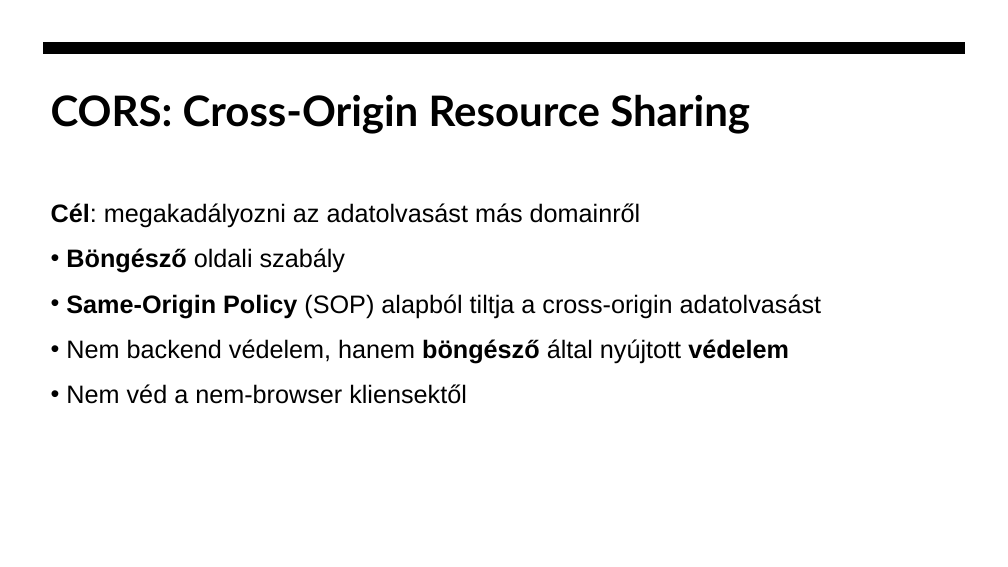
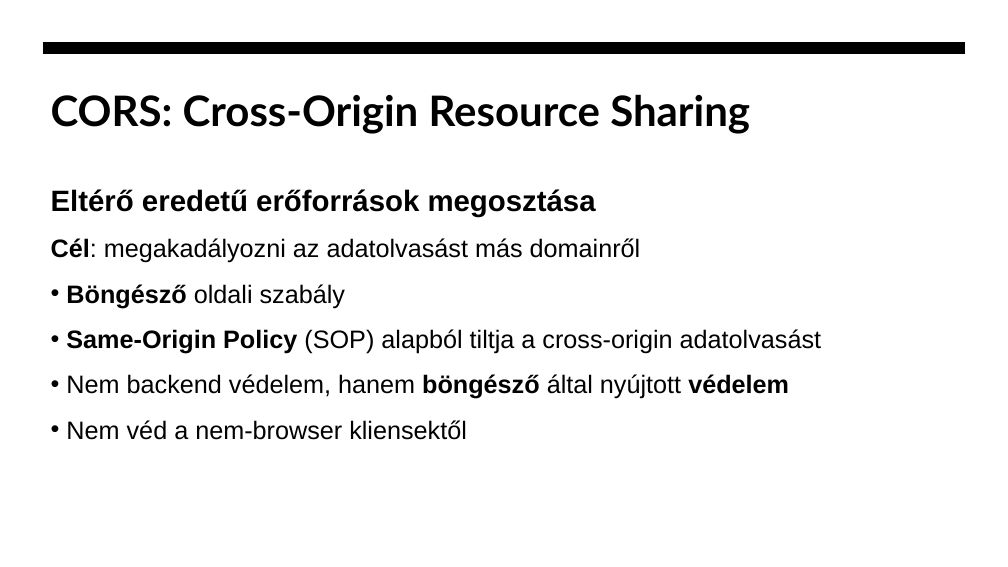
Before and after one commit to zbalogh/oe-internetes-alkalmazasok, a slide deck: slide 12 of 11/11_eloadas_webbiztonsag_alapjai.pptx. Drawn at 1008x567 pixels with LibreOffice and Linux fonts; fonts in the diff are those of the drawing. Boxes give left, top, right and bottom in pixels: in the first picture for what was removed or moved away, otherwise in the second. Text is boxed around its words. In the diff, an @@ line names an element or a change of style, - is before the commit and + after.

```diff
--- a/11/11_eloadas_webbiztonsag_alapjai.pptx
+++ b/11/11_eloadas_webbiztonsag_alapjai.pptx
@@ text "Eltérő eredetű erőforrások megosztása": place and size @@
-text "Eltérő eredetű erőforrások megosztása" at (51,203,821,404)
+text "Eltérő eredetű erőforrások megosztása" at (51,189,821,440)
@@ text at (51,189,596,217): paragraph added @@
+Eltérő eredetű erőforrások megosztása
```
Also in this commit, not shown: 3 other slides changed, 1 other file.
